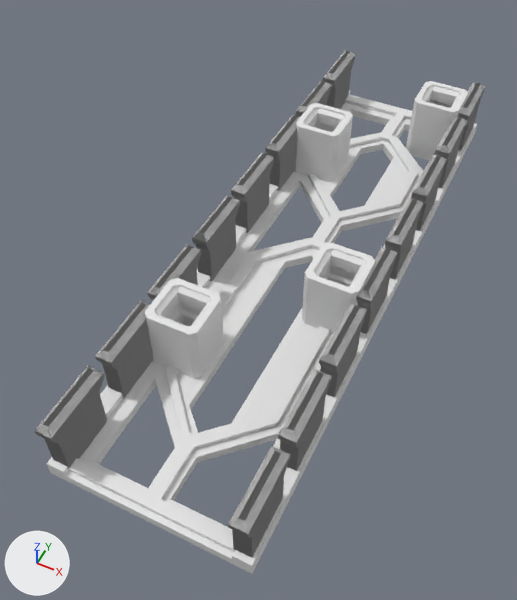
An edit to the Blender file blender/utils/cable_guide_type_b.blend, drawn before and after from the same camera.
Both versions are drawn from a 50 mm lens placed at (46.5, -95.1, 103.7), pointed at (5.6, -13.1, 1.3). Arrows for +X, +Y and +Z are at lower left; the lights stay in place.

Names of what the first picture shows: 'Cube', 'plate'.
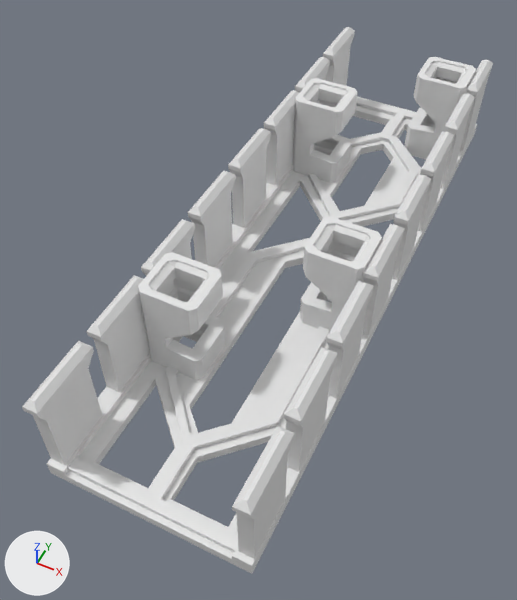
Commit message: improved cable guides

ob_middle_cutout is not drawn itself; it is used by a modifier of ob_plate.

Location of each change, [x1, y1, x2, y2] in pixels of the pictures (517 x 600 px; the box of a moved part takes in the faces that stretch with it):
'plate', reshaped, modifiers changed: before [35, 51, 485, 574]; after [22, 27, 493, 574]
'Cube', hidden, added: before [46, 70, 478, 558]
part 1 of me_cube_017, moved or reshaped: before [145, 81, 468, 379]; after [138, 57, 476, 380]
part 2 of me_cube_003, moved or reshaped: before [45, 70, 468, 558]; after [33, 46, 476, 559]
part 3 of me_cube_003, moved or reshaped: before [48, 52, 476, 523]; after [34, 28, 485, 506]
part 4 of me_cube_003, moved or reshaped: before [35, 51, 485, 557]; after [22, 27, 493, 557]

Edits to the bpy script that builds the scene:
```text
Change me_cube_017:
    used by ob_clip_holder_applied_trimmed; parent = ob_plate; location = (0.0, -30.0, 5.01)
    remove me_cube_017.from_pydata(...)  # 404 vertices, 416 faces; spans x -5.0..5.0, y -5.0..5.0, z -5.0..9.0
    add me_cube_017.from_pydata(...)  # 484 vertices, 496 faces; spans x -5.4..5.4, y -5.0..5.0, z -5.0..15.0
    me_cube_017 part 1: 178 vertices moved from x -5.0..5.0, y -5.0..5.0, z -5.0..9.0 to x -5.4..5.4, y -5.0..5.0, z -5.0..11.0; 104 vertices removed from x -5.0..5.0, y -5.0..5.0, z 2.4..9.0; 184 vertices added at x -5.4..5.4, y -5.0..5.0, z 8.4..15.0
Change me_cube_003:
    where me_cube_003.from_pydata(...)  # 20 vertices, 18 faces; spans x -3.0..0.0, y -3.0..10.2, z -9.0..4.0
    used by ob_cube; parent = ob_plate; location = (-4.5, -56.98, 10.0)
    me_cube_003 part 2: all 2 vertices in x 0.0, y -2.0..8.2, z -9.0 are moved by (-0.4, 0.0, 0.0)
    me_cube_003 part 3: all 8 vertices in x -1.0..0.0, y -3.0..10.2, z 0.0..4.0 are moved by (-0.4, 0.0, 6.0)
    me_cube_003 part 4: all 8 vertices in x -3.0..-2.0, y -3.0..10.2, z 0.0..4.0 are moved by (0.0, 0.0, 6.0)
Add me_cube_001:
    me_cube_001.from_pydata([(-4.4, -61.0, -3.0), (-4.4, -61.0, 5.0), (-4.4, 61.0, -3.0), (-4.4, 61.0, 5.0), (0.0, -61.0, -3.0), (0.0, -61.0, 5.0), (0.0, 61.0, -3.0), (0.0, 61.0, 5.0), (-10.9, -61.0, -2.3), (-10.9, -61.0, 0.3), (-10.9, 61.0, 0.3), (-10.9, 61.0, -2.3), (0.0, 61.0, 0.3), (0.0, 61.0, -2.3), (0.0, -61.0, 0.3), (0.0, -61.0, -2.3)], [], [(9, 1, 3, 10), (10, 3, 7, 12), (14, 5, 1, 9), (2, 6, 4, 0), (7, 3, 1, 5), (4, 15, 8, 0), (15, 14, 9, 8), (2, 11, 13, 6), (11, 10, 12, 13), (0, 8, 11, 2), (8, 9, 10, 11)])
Change ob_plate:
    add _m = ob_plate.modifiers.new('Boolean.005', 'BOOLEAN')
    add _m.object = ob_middle_cutout
Change ob_cube:
    ob_cube.location: (-4.5, -56.98, 10.0) -> (-4.9, -56.98, 10.0)
    add ob_cube.hide_set(True)
Add ob_middle_cutout:
    ob_middle_cutout = bpy.data.objects.new('middle cutout', me_cube_001)
    ob_middle_cutout.parent = ob_plate
    ob_middle_cutout.matrix_parent_inverse = Matrix(((1.0, 0.0, 0.0, -10.0), (0.0, 1.0, 0.0, 0.0), (0.0, 0.0, 1.0, -0.6), (0.0, 0.0, 0.0, 1.0)))
    ob_middle_cutout.location = (10.0, 0.0, 10.0)
    _m = ob_middle_cutout.modifiers.new('Mirror', 'MIRROR')
    ob_middle_cutout.hide_set(True)
```
